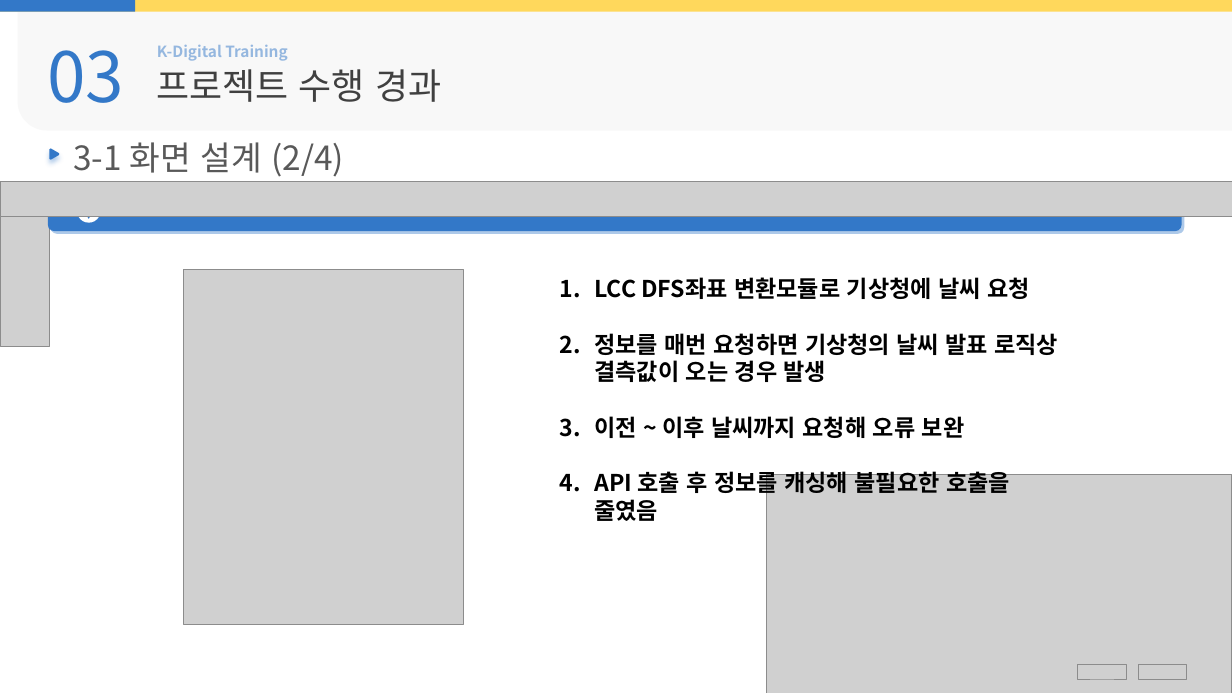
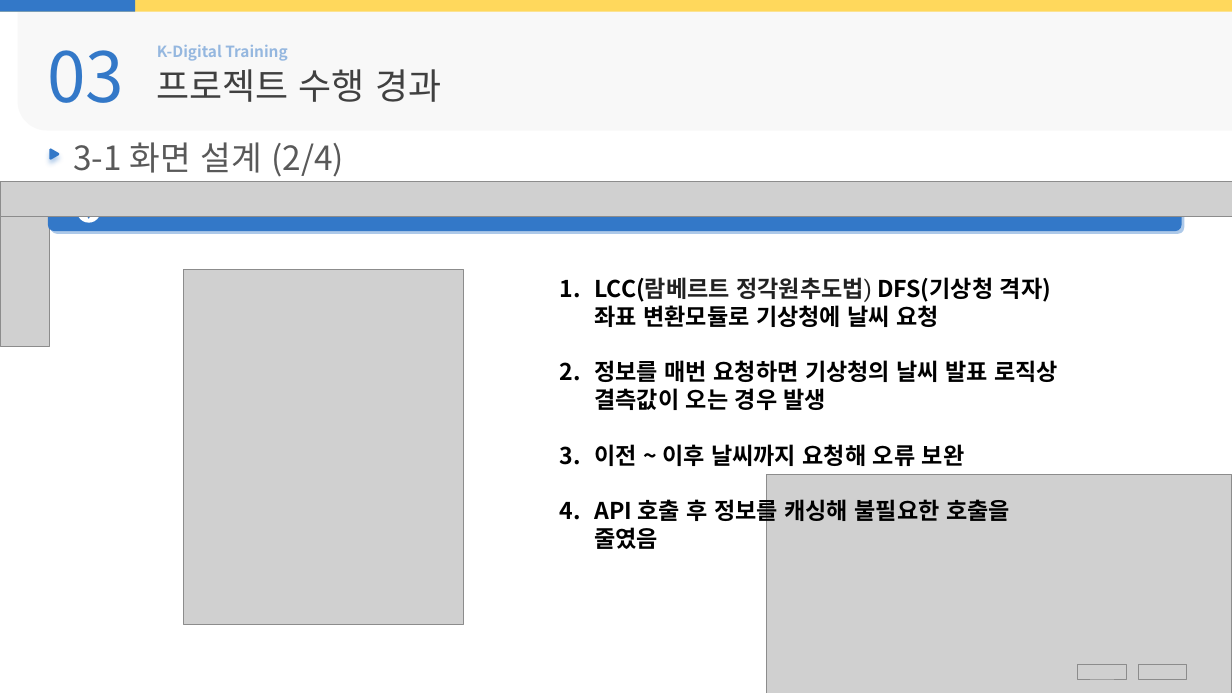
Before and after one commit to Hiddle00/project2_weather, a slide deck: slide 22 of 최종발표/05.D팀_최종발표.pptx (slide 21 before the commit). Drawn at 1232x693 pixels with LibreOffice and Linux fonts; fonts in the diff are those of the drawing; grey boxes stand for pictures; background and template pictures are left out. Boxes give left, top, right and bottom in pixels: in the first picture for what was removed or moved away, otherwise in the second. Text is boxed around its words. In the diff, an @@ line names an element or a change of style, - is before the commit and + after.

```diff
--- a/최종발표/05.D팀_최종발표.pptx
+++ b/최종발표/05.D팀_최종발표.pptx
@@ text at [594,277,1051,327]: text changed @@
-1. LCC DFS좌표 변환모듈로 기상청에 날씨 요청
+1. LCC(람베르트 정각원추도법) DFS(기상청 격자)좌표 변환모듈로 기상청에 날씨 요청
```
Also in this commit, not shown: 16 other slides changed, 9 other files.
